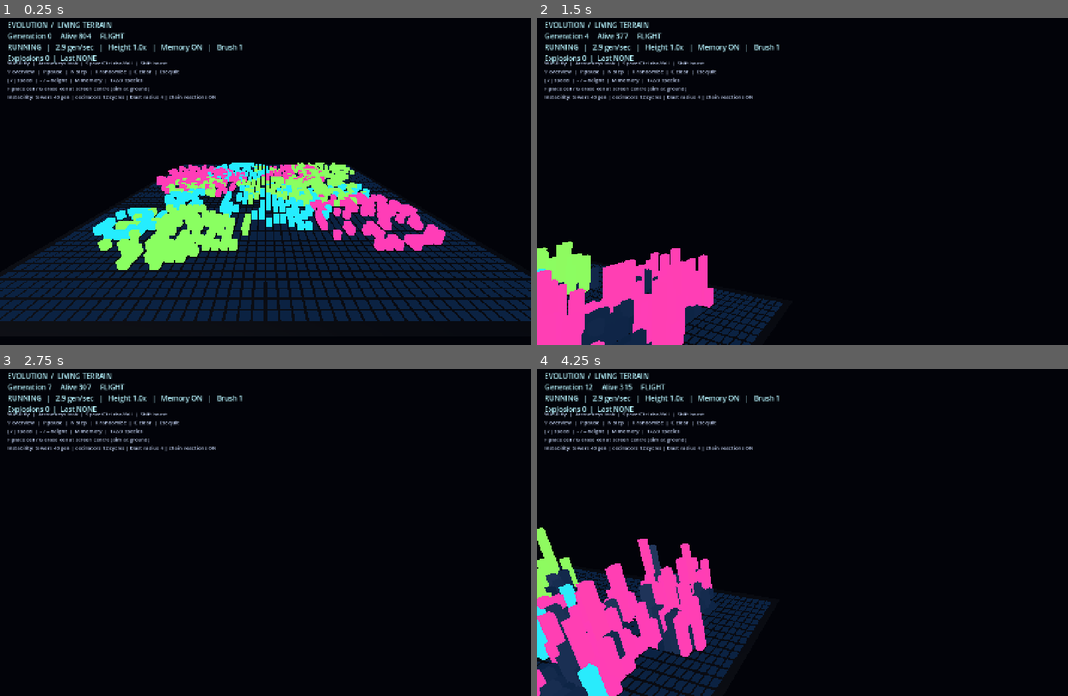
Above: before the commit, frames 1-4 (two rows, left to right).
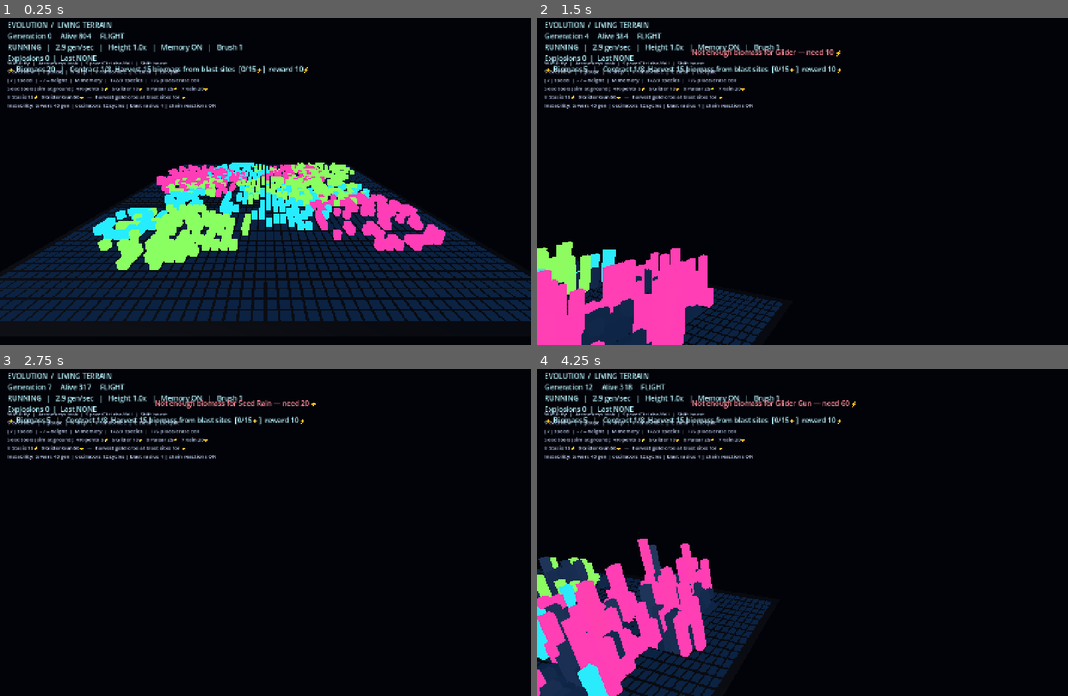
Above: after the commit, the same moments.

Repository: mccarthyah/Evolution-Explorer
Game: Godot game, scene res://main.tscn
Two runs of this game, one before a commit and one after it. Both use one fixed random seed, a clock stepped at 60 frames per second and the inputs below.
Inputs:
- Up to frame 1 (0.25 s): no input
- Up to frame 2 (1.5 s): tap Enter at 0.5 s; hold Right 0.53-1.28 s; tap 4 at 0.6 s; tap Space at 0.77 s; tap 5 at 0.8, 1.35 s; hold Down from 1.28 s (still down)
- Up to frame 3 (2.75 s): tap Space at 1.52, 2 s; tap 6 at 1.55, 2.1 s; release Down at 2.03 s; hold Right from 2.03 s (still down); tap 7 at 2.3 s
- Up to frame 4 (4.25 s): tap Enter at 2.75 s; release Right at 2.78 s; hold Up 2.78-3.53 s; tap 7 at 2.85 s; tap Space at 3.02, 3.5, 3.77 s; tap 8 at 3.05, 3.6 s; hold Left from 3.53 s (still down); tap 9 at 3.8 s

The runs differ from the first frame. In frame 1, 1.6% of the frame differs, in the area x 1-58%, y 14-28%; in frame 2, 2.2%; in frame 3, 1.9%; in frame 4, 2.7%, in the area x 0-60%, y 4-71%.

Commit message:
Gardener god-game: biomass economy, seed tools, contracts
- Biomass orbs spawn at blast sites (3x 5, 20s TTL); fly through to harvest
- Seed tools on keys 4-9 (aim at ground): R-pentomino 5, Glider 10,
  Pulsar 25, Seed Rain 20, Stasis Field 15, Gosper Glider Gun 60
- Stasis fields freeze aging (radius 5, 30 gens, max 4) — protects
  towers, delays detonations, preserves oscillators
- 8 sequential contracts with biomass rewards, HUD progress display
- Camera shake on nearby detonations (both versions)
- Web: audio blips/buys/fanfares, gold/error toasts, pooled orbs
- Verified headlessly: stasis freeze/resume, tower death at 40,
  contract sequencing, pattern data (pulsar 48, gun 36 cells)

Diff:
--- a/main.gd
+++ b/main.gd
@@ -46,6 +46,71 @@
 var last_explosion: String = "NONE"
 var brush_species: int = 1
 
+# ── Gardener economy ──
+const ORB_VALUE: int = 5
+const ORB_TTL: float = 20.0
+const STASIS_RADIUS: int = 5
+const STASIS_GENS: int = 30
+const STARTING_BIOMASS: int = 20
+const TOOLS: Dictionary = {
+	KEY_4: {"name": "R-pentomino", "cost": 5},
+	KEY_5: {"name": "Glider", "cost": 10},
+	KEY_6: {"name": "Pulsar", "cost": 25},
+	KEY_7: {"name": "Seed Rain", "cost": 20},
+	KEY_8: {"name": "Stasis Field", "cost": 15},
+	KEY_9: {"name": "Glider Gun", "cost": 60},
+}
+const R_PENTOMINO_ROWS: Array = [".XX", "XX.", ".X."]
+const GLIDER_ROWS: Array = [".O.", "..O", "OOO"]
+const PULSAR_ROWS: Array = [
+	"..OOO...OOO..",
+	".............",
+	"O....O.O....O",
+	"O....O.O....O",
+	"O....O.O....O",
+	"..OOO...OOO..",
+	".............",
+	"..OOO...OOO..",
+	"O....O.O....O",
+	"O....O.O....O",
+	"O....O.O....O",
+	".............",
+	"..OOO...OOO..",
+]
+const GUN_ROWS: Array = [
+	"........................O...........",
+	"......................O.O...........",
+	"............OO......OO............OO",
+	"...........O...O....OO............OO",
+	"OO........O.....O...OO..............",
+	"OO........O...O.OO....O.O...........",
+	"..........O.....O.......O...........",
+	"...........O...O....................",
+	"............OO......................",
+]
+const CONTRACTS: Array = [
+	{"id": "collect", "text": "Harvest 15 biomass from blast sites", "target": 15, "reward": 10},
+	{"id": "paint", "text": "Seed 25 cells with the brush (F)", "target": 25, "reward": 15},
+	{"id": "explode", "text": "Witness 3 detonations", "target": 3, "reward": 20},
+	{"id": "balance", "text": "Grow 40+ living cells of all 3 species", "target": 3, "reward": 25},
+	{"id": "tools", "text": "Use 3 different seed tools", "target": 3, "reward": 25},
+	{"id": "pop", "text": "Grow the population to 400", "target": 400, "reward": 30},
+	{"id": "gen300", "text": "Sustain the world to generation 300", "target": 300, "reward": 40},
+	{"id": "master", "text": "MASTER GARDENER: gen 600, 300 alive, 100 biomass", "target": 3, "reward": 100},
+]
+var biomass: int = 0
+var biomass_collected_total: int = 0
+var painted_cells: int = 0
+var max_population: int = 0
+var tools_used: Dictionary = {}
+var orbs: Array[Dictionary] = []
+var stasis_bubbles: Array[Dictionary] = []
+var contract_index: int = 0
+var toast_label: Label
+var toast_ttl: float = 0.0
+var shake: float = 0.0
+var shake_offset: Vector3 = Vector3.ZERO
+
 var mesh_instance: MultiMeshInstance3D
 var multimesh: MultiMesh
 var camera: Camera3D
@@ -65,6 +130,7 @@
 	warning_timers.resize(TOTAL)
 	build_world()
 	seed_world()
+	biomass = STARTING_BIOMASS
 	Input.mouse_mode = Input.MOUSE_MODE_VISIBLE
 
 func build_world() -> void:
@@ -130,9 +196,15 @@
 	hint.position = Vector2(20.0, 125.0)
 	hint.add_theme_font_size_override("font_size", 14)
 	hint.add_theme_color_override("font_color", Color(0.77, 0.83, 0.96))
-	hint.text = "WASD fly  |  Arrow keys look  |  Space/Ctrl ri …(120 unchanged characters)…  = height  |  M memory  |  1/2/3 species\nF place cell / G erase cell at screen centre (aim at ground)"
+	hint.text = "WASD fly  |  Arrow keys look  |  Space/Ctrl ri …(120 unchanged characters)…  = height  |  M memory  |  1/2/3 species  |  F/G place/erase cell\nSeed tools (aim at ground): 4 R-pento 5⚡  5 Glider 10⚡  6 Pulsar 25⚡  7 Rain 20⚡\n8 Stasis 15⚡  9 Glider Gun 60⚡  —  harvest gold orbs at blast sites for ⚡"
 	canvas.add_child(hint)
 	hint.text += "\nInstability: towers 40 gen | oscillators 12 cycles | blast radius 4 | chain reactions ON"
+	toast_label = Label.new()
+	toast_label.position = Vector2(420.0, 92.0)
+	toast_label.add_theme_font_size_override("font_size", 19)
+	toast_label.add_theme_color_override("font_color", Color(0.65, 1.0, 0.85))
+	toast_label.visible = false
+	canvas.add_child(toast_label)
 
 func index_of(x: int, z: int) -> int:
 	return z * GRID + x
@@ -168,6 +240,7 @@
 	for cell in cells:
 		if cell != 0:
 			population += 1
+	max_population = maxi(max_population, population)
 
 func step_simulation() -> void:
 	for z in range(GRID):
@@ -202,15 +275,23 @@
 		var old: int = int(cells[i])
 		var current: int = int(next_cells[i])
 		cells[i] = current
+		var frozen: bool = in_stasis(i % GRID, i / GRID)
 		if current != 0:
-			ages[i] = mini(MAX_AGE, ages[i] + 1) if old != 0 else 1
-			history[i] = minf(HISTORY_LIMIT, history[i] + 0.065)
+			if old != 0:
+				ages[i] = ages[i] if frozen else mini(MAX_AGE, ages[i] + 1)
+			else:
+				ages[i] = 1
+			if not frozen:
+				history[i] = minf(HISTORY_LIMIT, history[i] + 0.065)
 		else:
 			ages[i] = 0
-			history[i] = maxf(0.0, history[i] - 0.012)
+			if not frozen:
+				history[i] = maxf(0.0, history[i] - 0.012)
 	generations += 1
 	update_instability()
+	update_stasis()
 	refresh_population()
+	check_contract()
 
 # Detect short-period oscillators as stationary, bounded connected structures.
 # The signature includes the absolute footprint, so moving gliders are not
@@ -219,7 +300,7 @@
 	for i in range(TOTAL):
 		if explosion_cooldowns[i] > 0:
 			explosion_cooldowns[i] -= 1
-		if cells[i] != 0 and ages[i] >= TOWER_LIFESPAN and explosion_cooldowns[i] == 0:
+		if cells[i] != 0 and ages[i] >= TOWER_LIFESPAN and explosion_cooldowns[i] == 0 and not in_stasis(i % GRID, i / GRID):
 			explosion_queue.append(Vector2i(i % GRID, i / GRID))
 			# Prevent the same cell being queued repeatedly while waiting.
 			explosion_cooldowns[i] = EXPLOSION_COOLDOWN
@@ -325,7 +406,7 @@
 			var cx: int = (min_x + max_x) / 2
 			var cz: int = (min_z + max_z) / 2
 			var center_idx: int = index_of(cx, cz)
-			if explosion_cooldowns[center_idx] == 0:
+			if explosion_cooldowns[center_idx] == 0 and not in_stasis(cx, cz):
 				explosion_queue.append(Vector2i(cx, cz))
 				explosion_cooldowns[center_idx] = EXPLOSION_COOLDOWN
 			updated.erase(key)
@@ -346,7 +427,7 @@
 			if cells[i] != 0:
 				destroyed += 1
 				# Chain reactions: near-expired towers may detonate next generation.
-				if ages[i] >= TOWER_LIFESPAN - 6 and i != source and explosion_cooldowns[i] == 0:
+				if ages[i] >= TOWER_LIFESPAN - 6 and i != source and explosion_cooldowns[i] == 0 and not in_stasis(x, z):
 					explosion_queue.append(Vector2i(x, z))
 			cells[i] = 0
 			ages[i] = 0
@@ -380,6 +461,8 @@
 	var blast_node := _make_blast_node(blast_pos)
 	blasts.append({"x": center.x, "z": center.y, "ttl": 0.65, "node": blast_node})
 	_spawn_burst(blast_pos, Color(1.0, 0.55, 0.15), 26)
+	spawn_orbs(center.x, center.y, 3)
+	shake = clampf(16.0 / (1.0 + blast_pos.distance_to(camera.global_position) * 0.14), 0.15, 1.1)
 	explosions_total += 1
 	last_explosion = "(%d,%d) cleared %d" % [center.x, center.y, destroyed]
 	pattern_snapshots.clear()
@@ -446,6 +529,18 @@
 		update_visuals(minf(0.1, visual_elapsed))
 		visual_elapsed = 0.0
 	update_flight(delta)
+	camera.global_position -= shake_offset
+	shake = maxf(0.0, shake - delta * 1.6)
+	if shake > 0.001:
+		shake_offset = Vector3(rng.randf_range(-1.0, 1.0), rng.randf_range(-1.0, 1.0), rng.randf_range(-1.0, 1.0)) * shake * 0.4
+	else:
+		shake_offset = Vector3.ZERO
+	camera.global_position += shake_offset
+	update_orbs(delta)
+	if toast_ttl > 0.0:
+		toast_ttl -= delta
+		if toast_ttl <= 0.0:
+			toast_label.visible = false
 	for b in range(blasts.size() - 1, -1, -1):
 		blasts[b]["ttl"] = float(blasts[b]["ttl"]) - delta
 		if float(blasts[b]["ttl"]) <= 0.0:
@@ -453,6 +548,7 @@
 	var mode: String = "OVERVIEW" if overview else "FLIGHT"
 	hud.text = "EVOLUTION  /  LIVING TERRAIN\nGeneration %d     Alive %d     %s\n%s   |   %.1f gen/sec   |   Height %.1fx  …(192 unchanged characters)…
 	hud.text += "\nExplosions %d  |  Last %s" % [explosions_total, last_explosion]
+	hud.text += "\n⚡ Biomass %d   |   Contract %s" % [biomass, contract_hud_text()]
 
 func update_visuals(delta: float) -> void:
 	for z in range(GRID):
@@ -545,6 +641,8 @@
 				height_scale = minf(4.0, height_scale + 0.2)
 			KEY_1, KEY_2, KEY_3:
 				brush_species = event.keycode - KEY_1 + 1
+			KEY_4, KEY_5, KEY_6, KEY_7, KEY_8, KEY_9:
+				use_tool(event.keycode)
 			KEY_F, KEY_G:
 				paint_at_cursor(get_viewport().get_visible_rect().size * 0.5, event.keycode == KEY_F)
 
@@ -562,4 +660,251 @@
 	var i: int = index_of(x, z)
 	cells[i] = brush_species if alive else 0
 	ages[i] = 1 if alive else 0
+	if alive:
+		painted_cells += 1
 	refresh_population()
+
+func aim_cell() -> Vector2i:
+	var screen: Vector2 = get_viewport().get_visible_rect().size * 0.5
+	var ray_origin: Vector3 = camera.project_ray_origin(screen)
+	var ray_direction: Vector3 = camera.project_ray_normal(screen)
+	var hit: Variant = Plane(Vector3.UP, 0.0).intersects_ray(ray_origin, ray_direction)
+	if hit == null:
+		return Vector2i(-1, -1)
+	var point: Vector3 = hit as Vector3
+	var x: int = roundi(point.x / SPACING + float(GRID - 1) * 0.5)
+	var z: int = roundi(point.z / SPACING + float(GRID - 1) * 0.5)
+	if x < 0 or x >= GRID or z < 0 or z >= GRID:
+		return Vector2i(-1, -1)
+	return Vector2i(x, z)
+
+func place_pattern(rows: Array, origin: Vector2i, species: int) -> int:
+	var placed: int = 0
+	for r in range(rows.size()):
+		var row: String = rows[r]
+		for c in range(row.length()):
+			if row[c] == "O":
+				var x: int = origin.x + c
+				var z: int = origin.y + r
+				if x >= 0 and x < GRID and z >= 0 and z < GRID:
+					cells[index_of(x, z)] = species
+					ages[index_of(x, z)] = 1
+					placed += 1
+	refresh_population()
+	return placed
+
+func use_tool(keycode: int) -> void:
+	var tool: Dictionary = TOOLS[keycode]
+	var cost: int = int(tool["cost"])
+	if biomass < cost:
+		show_banner("Not enough biomass for %s — need %d ⚡" % [tool["name"], cost], Color(1.0, 0.55, 0.6))
+		return
+	var target: Vector2i = aim_cell()
+	if target.x < 0:
+		show_banner("Aim at the ground to place " + tool["name"], Color(1.0, 0.55, 0.6))
+		return
+	match keycode:
+		KEY_4:
+			place_pattern(R_PENTOMINO_ROWS, target, brush_species)
+		KEY_5:
+			place_pattern(GLIDER_ROWS, target, brush_species)
+		KEY_6:
+			place_pattern(PULSAR_ROWS, Vector2i(target.x - 6, target.y - 6), brush_species)
+		KEY_7:
+			for k in range(40):
+				var angle: float = rng.randf_range(0.0, TAU)
+				var dist: float = rng.randf_range(0.0, 6.0)
+				var x: int = clampi(target.x + roundi(cos(angle) * dist), 0, GRID - 1)
+				var z: int = clampi(target.y + roundi(sin(angle) * dist), 0, GRID - 1)
+				var i: int = index_of(x, z)
+				cells[i] = brush_species if rng.randf() < 0.75 else rng.randi_range(1, 3)
+				ages[i] = 1
+			refresh_population()
+		KEY_8:
+			if stasis_bubbles.size() >= 4:
+				show_banner("Too many stasis fields active", Color(1.0, 0.55, 0.6))
+				return
+			make_stasis_bubble(target)
+		KEY_9:
+			place_pattern(GUN_ROWS, target, brush_species)
+	biomass -= cost
+	tools_used[keycode] = true
+	show_banner("%s placed  (-%d ⚡)" % [tool["name"], cost], Color(0.65, 1.0, 0.85))
+
+func make_stasis_bubble(target: Vector2i) -> void:
+	var pos: Vector3 = Vector3((float(target.x) - float(GRID - 1) * 0.5) * SPACING, 2.5, (float(target.y) - float(GRID - 1) * 0.5) * SPACING)
+	var sphere: SphereMesh = SphereMesh.new()
+	sphere.radius = float(STASIS_RADIUS) * SPACING
+	sphere.height = float(STASIS_RADIUS) * SPACING * 2.0
+	sphere.radial_segments = 28
+	sphere.rings = 14
+	var mat: StandardMaterial3D = StandardMaterial3D.new()
+	mat.shading_mode = BaseMaterial3D.SHADING_MODE_UNSHADED
+	mat.transparency = BaseMaterial3D.TRANSPARENCY_ALPHA
+	mat.albedo_color = Color(0.3, 0.9, 1.0, 0.15)
+	sphere.material = mat
+	var node: MeshInstance3D = MeshInstance3D.new()
+	node.mesh = sphere
+	node.position = pos
+	add_child(node)
+	stasis_bubbles.append({"x": target.x, "z": target.y, "gens": STASIS_GENS, "node": node})
+
+func in_stasis(x: int, z: int) -> bool:
+	for bubble in stasis_bubbles:
+		var dx: float = float(x) - float(bubble["x"])
+		var dz: float = float(z) - float(bubble["z"])
+		if dx * dx + dz * dz <= float(STASIS_RADIUS * STASIS_RADIUS):
+			return true
+	return false
+
+func update_stasis() -> void:
+	for b in range(stasis_bubbles.size() - 1, -1, -1):
+		stasis_bubbles[b]["gens"] = int(stasis_bubbles[b]["gens"]) - 1
+		if int(stasis_bubbles[b]["gens"]) <= 0:
+			var node: MeshInstance3D = stasis_bubbles[b].get("node") as MeshInstance3D
+			if node != null and is_instance_valid(node):
+				node.queue_free()
+			stasis_bubbles.remove_at(b)
+
+func spawn_orbs(cx: int, cz: int, count: int) -> void:
+	for k in range(count):
+		var angle: float = rng.randf_range(0.0, TAU)
+		var dist: float = rng.randf_range(1.0, float(EXPLOSION_RADIUS))
+		var wx: float = (float(cx) + cos(angle) * dist - float(GRID - 1) * 0.5) * SPACING
+		var wz: float = (float(cz) + sin(angle) * dist - float(GRID - 1) * 0.5) * SPACING
+		var mesh: SphereMesh = SphereMesh.new()
+		mesh.radius = 0.30
+		mesh.height = 0.60
+		mesh.radial_segments = 16
+		mesh.rings = 8
+		var mat: StandardMaterial3D = StandardMaterial3D.new()
+		mat.shading_mode = BaseMaterial3D.SHADING_MODE_UNSHADED
+		mat.albedo_color = Color(1.0, 0.82, 0.25)
+		mesh.material = mat
+		var node: MeshInstance3D = MeshInstance3D.new()
+		node.mesh = mesh
+		node.position = Vector3(wx, 2.2, wz)
+		add_child(node)
+		orbs.append({"node": node, "ttl": ORB_TTL, "value": ORB_VALUE, "base": Vector3(wx, 2.2, wz), "phase": rng.randf_range(0.0, TAU)})
+
+func update_orbs(delta: float) -> void:
+	for o in range(orbs.size() - 1, -1, -1):
+		var orb: Dictionary = orbs[o]
+		orb["ttl"] = float(orb["ttl"]) - delta
+		var node: MeshInstance3D = orb["node"] as MeshInstance3D
+		var base: Vector3 = orb["base"]
+		var valid_node: bool = node != null and is_instance_valid(node)
+		if valid_node:
+			node.position = base + Vector3(0.0, sin(float(orb["phase"]) + Time.get_ticks_msec() * 0.002) * 0.35, 0.0)
+			var remaining: float = float(orb["ttl"])
+			if remaining < 4.0:
+				var s: float = clampf(0.30 * remaining / 4.0, 0.10, 0.30)
+				node.scale = Vector3(s / 0.30, s / 0.30, s / 0.30)
+		if camera.global_position.distance_to(base) < 2.6:
+			biomass += int(orb["value"])
+			biomass_collected_total += int(orb["value"])
+			show_banner("+%d ⚡ biomass" % int(orb["value"]), Color(1.0, 0.85, 0.3))
+			if valid_node:
+				node.queue_free()
+			orbs.remove_at(o)
+			continue
+		if float(orb["ttl"]) <= 0.0:
+			if valid_node:
+				node.queue_free()
+			orbs.remove_at(o)
+
+func show_banner(text: String, color: Color = Color(0.65, 1.0, 0.85)) -> void:
+	toast_label.text = text
+	toast_label.add_theme_color_override("font_color", color)
+	toast_label.visible = true
+	toast_ttl = 2.2
+
+func check_contract() -> void:
+	if contract_index >= CONTRACTS.size():
+		return
+	var contract: Dictionary = CONTRACTS[contract_index]
+	if not contract_done(contract):
+		return
+	biomass += int(contract["reward"])
+	contract_index += 1
+	show_banner("✔ CONTRACT COMPLETE: %s  (+%d ⚡)" % [contract["text"], int(contract["reward"])], Color(1.0, 0.85, 0.3))
+	print("EVOLUTION: contract complete: ", contract["id"], " at generation ", generations)
+	if contract_index >= CONTRACTS.size():
+		show_banner("🏆 MASTER GARDENER — the terrain is yours. Sandbox continues.", Color(1.0, 0.85, 0.3))
+
+func contract_done(contract: Dictionary) -> bool:
+	var id: String = contract["id"]
+	var target: float = float(contract["target"])
+	match id:
+		"collect":
+			return float(biomass_collected_total) >= target
+		"paint":
+			return float(painted_cells) >= target
+		"explode":
+			return float(explosions_total) >= target
+		"balance":
+			var ok: int = 0
+			for c in species_counts():
+				if c >= 40:
+					ok += 1
+			return float(ok) >= target
+		"tools":
+			return float(tools_used.size()) >= target
+		"pop":
+			return float(max_population) >= target
+		"gen300":
+			return float(generations) >= target
+		"master":
+			var parts: int = 0
+			if generations >= 600:
+				parts += 1
+			if max_population >= 300:
+				parts += 1
+			if biomass_collected_total >= 100:
+				parts += 1
+			return float(parts) >= target
+	return false
+
+func species_counts() -> Array:
+	var counts: Array = [0, 0, 0]
+	for i in range(TOTAL):
+		if cells[i] != 0:
+			counts[int(cells[i]) - 1] += 1
+	return counts
+
+func contract_hud_text() -> String:
+	if contract_index >= CONTRACTS.size():
+		return "ALL COMPLETE 🏆"
+	var contract: Dictionary = CONTRACTS[contract_index]
+	var target: int = int(contract["target"])
+	var id: String = contract["id"]
+	var progress: String = ""
+	match id:
+		"collect":
+			progress = "%d/%d⚡" % [mini(biomass_collected_total, target), target]
+		"paint":
+			progress = "%d/%d" % [mini(painted_cells, target), target]
+		"explode":
+			progress = "%d/%d" % [mini(explosions_total, target), target]
+		"balance":
+			var ok: int = 0
+			for c in species_counts():
+				if c >= 40:
+					ok += 1
+			progress = "%d/3 species" % ok
+		"tools":
+			progress = "%d/%d" % [mini(tools_used.size(), target), target]
+		"pop":
+			progress = "%d/%d" % [mini(max_population, target), target]
+		"gen300":
+			progress = "%d/%d" % [mini(generations, target), target]
+		"master":
+			var parts: int = 0
+			if generations >= 600:
+				parts += 1
+			if max_population >= 300:
+				parts += 1
+			if biomass_collected_total >= 100:
+				parts += 1
+			progress = "%d/3 goals" % parts
+	return "%d/%d  %s  [%s]  reward %d⚡" % [contract_index + 1, CONTRACTS.size(), contract["text"], progress, int(contract["reward"])]
